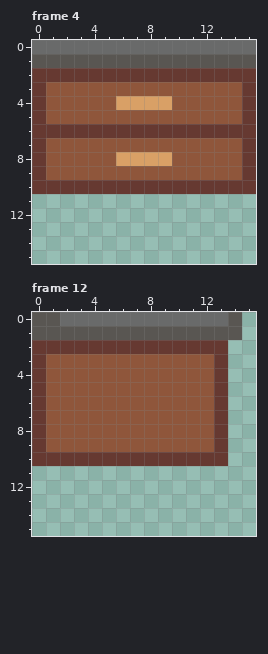
Edited in one commit: pixel-art file (art/tilemap.aseprite). The picture above is the old version.
16x16 pixels, 15 frames. Colours within 5 levels of each other are drawn and written as one. Shown: frame 4, frame 12. The commit also changed other frames, which this record leaves out.
And afterwards:
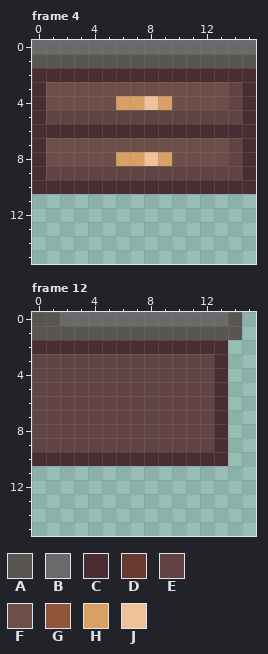
Palette (. is transparent): A #595652  B #696a6a  C #482d32  D #663931  E #614443  F #6d4e48  G #8f563b  H #d9a066  J #eec39a
Changes in this commit:
Changed rows in their new state; - is an unchanged pixel.
Frame 4:
first column x 0:
 2 CCCCCCCCCCCCCCCC
 3 CFFFFFFFFFFFFFEC
 4 CFFFFF--J-FFFFEC
 5 CEEEEEEEEEEEEEEC
 6 CCCCCCCCCCCCCCCC
 7 CFFFFFFFFFFFFFEC
 8 CFFFFF--J-FFFFEC
 9 CEEEEEEEEEEEEEEC
10 CCCCCCCCCCCCCCCC
Frame 12:
first column x 0:
 2 CCCCCCCCCCCCCC
 3 EEEEEEEEEEEEEC
 4 EEEEEEEEEEEEEC
 5 EEEEEEEEEEEEEC
 6 EEEEEEEEEEEEEC
 7 EEEEEEEEEEEEEC
 8 EEEEEEEEEEEEEC
 9 EEEEEEEEEEEEEC
10 CCCCCCCCCCCCCC
Where, in picture pixels (left, top, right, bottom), the same in both pictures:
changed: (32, 68, 256, 194)
changed: (32, 340, 228, 466)
